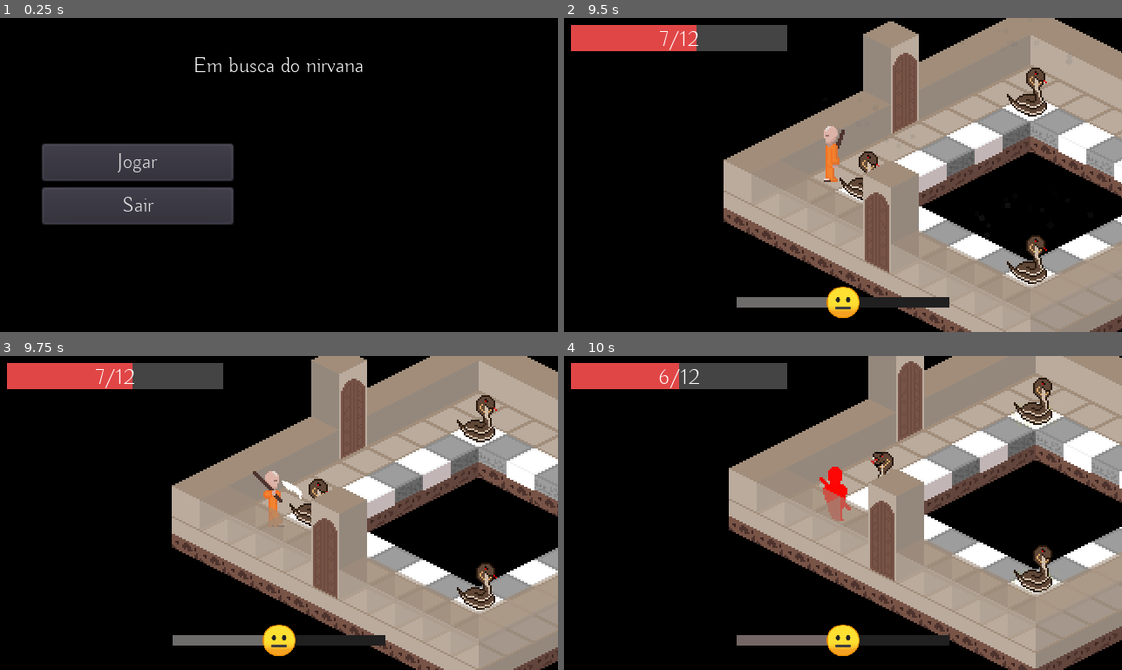
Above: before the commit, frames 1-4 (two rows, left to right).
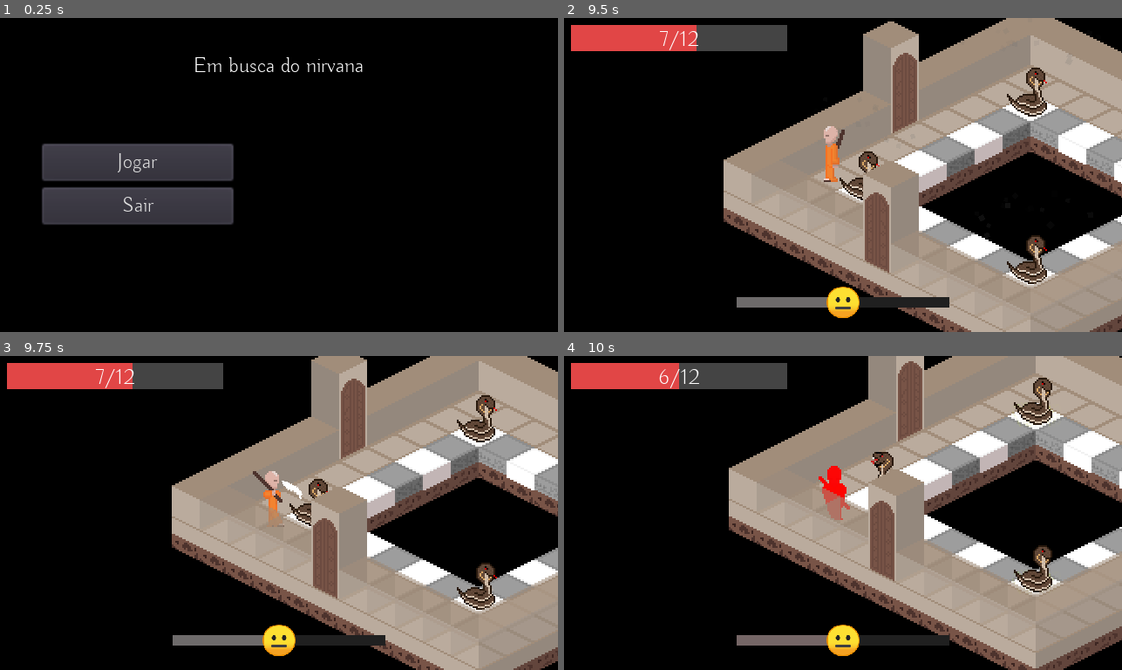
Above: after the commit, the same moments.

Repository: ColmeiaUDESC/gamejaaj6
Game: Godot game, scene res://Cenas/MenuPrincipal.tscn
Two runs of this game, one before a commit and one after it. Both use one fixed random seed, a clock stepped at 60 frames per second and the inputs below.
Inputs (mouse positions are in pixels of both pictures, inside the frame that each line leads up to):
- Up to frame 1 (0.25 s): no input
- Up to frame 2 (9.5 s): click "Jogar" at 0.5 s; click "Voltar" at 1.25 s; click "Jogar" at 2 s; click "Save 1" at 2.75 s; click "Novo Jogo" at 3.5 s; click "Novo Jogo" at 4.25 s; tap Enter at 5, 8.85 s; move the mouse to (965, 159) at 5.02 s; hold D (andar_pra_direita) 5.03-5.78 s; click (965, 159) at 5.1 s; tap Space (ui_select) at 5.27, 6.02, 7.52, 8.27, 9.02 s; move the mouse to (731, 190) at 5.77 s; hold S (andar_pra_baixo) 5.78-6.53 s; right-click (731, 190) at 5.85 s; move the mouse to (898, 105) at 6.52 s; hold D (andar_pra_direita) 6.53-7.28 s; hold Enter 6.53-7.28 s; move the mouse to (815, 237) at 7.27 s; hold W (andar_pra_cima) 7.28-8.03 s; click (815, 237) at 7.35 s; move the mouse to (1010, 222) at 8.02 s; hold Right mouse button (ataque_purificacao) 8.03-8.78 s; hold A (andar_pra_esquerda) from 8.03 s (still down); move the mouse to (675, 127) at 8.77 s
- Up to frame 3 (9.75 s): move the mouse to (306, 513) at 9.52 s; release A (andar_pra_esquerda) at 9.53 s; hold S (andar_pra_baixo) from 9.53 s (still down); click (306, 513) at 9.6 s
- Up to frame 4 (10 s): keep holding S (andar_pra_baixo)

Frames 1-3 are identical in both runs. In frame 4, less than 0.1% of the frame differs, in the area x 45-52%, y 35-53%.

Commit message:
Adicionado empurrao no jogador

Diff:
--- a/Instanciaveis/Estados/Inimigo/Atacar.gd
+++ b/Instanciaveis/Estados/Inimigo/Atacar.gd
@@ -1,4 +1,6 @@
 extends Estado
+
+export (float) var forca_empurrao = 3000.0
 
 var esta_em_alcance = false
 var valor_ataque = 1
@@ -17,6 +19,7 @@
 		if not inimigo.jogador.is_connected("recebido_dano", inimigo, "_ao_infligir_dano"):
 			inimigo.jogador.connect("recebido_dano", inimigo, "_ao_infligir_dano", [], CONNECT_ONESHOT)
 		inimigo.jogador.inflige_dano(valor_ataque)
+		inimigo.jogador.inflingir_empurrao(inimigo.global_position.direction_to(inimigo.jogador.global_position) * forca_empurrao)
 
 
 func _on_Ataque_body_entered(_body):
--- a/Instanciaveis/Jogador.tscn
+++ b/Instanciaveis/Jogador.tscn
@@ -152,6 +152,7 @@
 "_edit_group_": true
 }
 cena_projetil_purificacao = ExtResource( 5 )
+velocidade = 3000.0
 
 [node name="Sprite" parent="." instance=ExtResource( 6 )]
 material = SubResource( 1 )
--- a/Instanciaveis/JogadorBarata.tscn
+++ b/Instanciaveis/JogadorBarata.tscn
@@ -73,7 +73,7 @@
 tempo_carregar_ataque_purificacao = 0.5
 dano_ofensivo = 0.5
 dano_purificacao = 2.0
-velocidade = 75.0
+velocidade = 4500.0
 vida_por_purificacao = 3.0
 vida_max = 5.0
 
--- a/Instanciaveis/JogadorTigre.tscn
+++ b/Instanciaveis/JogadorTigre.tscn
@@ -78,8 +78,10 @@
 
 [node name="Jogador" instance=ExtResource( 1 )]
 dano_ofensivo = 2.5
-velocidade = 35.0
+velocidade = 2100.0
 vida_max = 20.0
+desaceleracao_empurrao = 6.0
+resistencia_empurrao = 2.0
 
 [node name="Sprite" parent="." index="0"]
 material = SubResource( 1 )
--- a/Instanciaveis/Scripts/Jogador.gd
+++ b/Instanciaveis/Scripts/Jogador.gd
@@ -2,6 +2,7 @@
 
 const TRAUMA_AO_RECEBER_DANO := .5
 const TRAUMA_AO_INFLIGIR_DANO := .2
+const CORTE_EMPURRAO := 100.0 # Se o modulo da _velocidade_empurrao for menor que CORTE_EMPURRAO, nao sera mais processado empurrao
 
 export(float) var tempo_carregar_ataque_purificacao := 1.0
 export(float) var tempo_descarregar_ataque_purificacao := 1.0
@@ -12,6 +13,8 @@
 export(float) var vida_por_purificacao := 1.0
 export(float) var vida_max := 12.0
 export(float) var forca_empurrao_offensivo = 5000.0
+export(float, 1.0, 100.0) var desaceleracao_empurrao = 3.0
+export(float, 1.0, 100.0) var resistencia_empurrao = 1.0
 
 onready var tween_transicao := $TweenCamera
 onready var player_animacao := $AnimationPlayer
@@ -22,6 +25,7 @@
 var depois_do_ataque = false
 var _progresso_ataque_purificacao := 0.0
 var _inimigos_ja_danificados := []
+var _velocidade_empurrao: Vector2 = Vector2()
 var pureza := 0 setget set_pureza
 
 signal morreu()
@@ -53,7 +57,8 @@
 	elif Input.is_action_pressed("andar_pra_direita"):
 		direcao += Vector2(1, 0)
 
-	movimento = direcao.normalized() * velocidade
+	_processar_empurrao(delta)
+	movimento = (direcao.normalized() * velocidade + _velocidade_empurrao) * delta
 	movimento = move_and_slide(movimento)
 
 	# Debug
@@ -80,6 +85,10 @@
 		emit_signal("morreu")
 	else:
 		intangivel()
+
+
+func inflingir_empurrao(vel: Vector2) -> void:
+	_velocidade_empurrao = vel / resistencia_empurrao
 
 
 func incrementar_pureza(qnt: int) -> void:
@@ -184,6 +193,13 @@
 		get_parent().add_child(projetil)
 
 
+func _processar_empurrao(delta: float) -> void:
+	if _velocidade_empurrao.length() > CORTE_EMPURRAO:
+		_velocidade_empurrao = lerp(_velocidade_empurrao, Vector2.ZERO, desaceleracao_empurrao * delta)
+	else:
+		_velocidade_empurrao = Vector2.ZERO
+
+
 func _connectar_eventos_inimigo(inimigo: Node2D) -> void:
 	if not inimigo.is_connected("recebido_dano", self, "_ao_infligir_dano"):
 		var _err = inimigo.connect("recebido_dano", self, "_ao_infligir_dano", [], CONNECT_ONESHOT)
